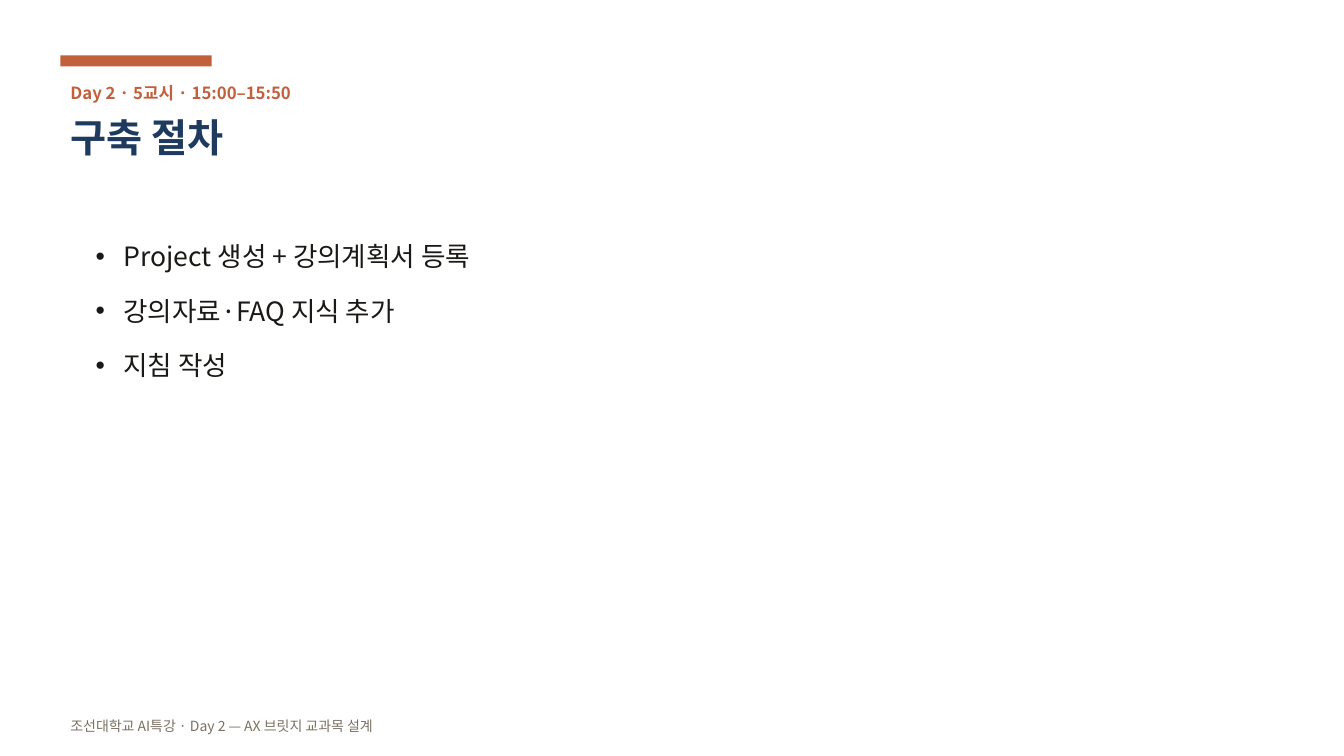
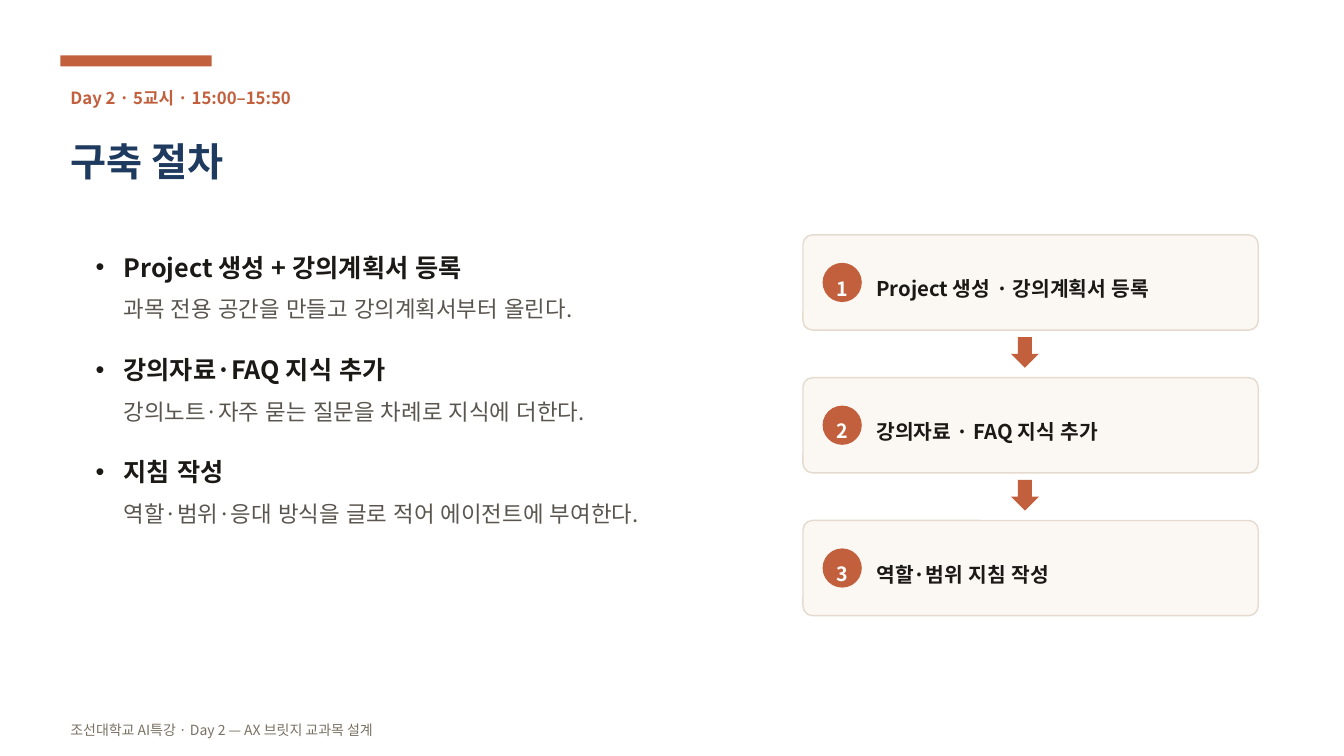
Before and after one commit to aebonlee/chosun, a slide deck: slide 51 of public/ppt/chosun-ai-day2.pptx (slide 35 before the commit). Drawn at 1344x756 pixels with LibreOffice and Linux fonts; fonts in the diff are those of the drawing. Boxes give left, top, right and bottom in pixels: in the first picture for what was removed or moved away, otherwise in the second. Text is boxed around its words. In the diff, an @@ line names an element or a change of style, - is before the commit and + after.

```diff
--- a/public/ppt/chosun-ai-day2.pptx
+++ b/public/ppt/chosun-ai-day2.pptx
@@ rounded rectangle added at <box>804,235,1259,330</box>, fill #FBF7F2, outline #E5DACE 1 pt, 14.5 pt, text #1B1916, bold @@
+Project 생성 · 강의계획서 등록
@@ text at <box>124,255,639,524</box>: text changed; size 19 to 16 pt; text colour #1B1916 to #5A554E @@
-• Project 생성 + 강의계획서 등록
-• 강의자료·FAQ 지식 추가
-• 지침 작성
+• Project 생성 + 강의계획서 등록
+  과목 전용 공간을 만들고 강의계획서부터 올린다.
+• 강의자료·FAQ 지식 추가
+  강의노트·자주 묻는 질문을 차례로 지식에 더한다.
+• 지침 작성
+  역할·범위·응대 방식을 글로 적어 에이전트에 부여한다.
@@ ellipse added at <box>823,263,862,302</box>, fill #C2603D, 14 pt, text #FFFFFF, bold @@
+1
@@ down arrow added at <box>1011,337,1040,368</box>, fill #C2603D @@
@@ rounded rectangle added at <box>804,378,1259,473</box>, fill #FBF7F2, outline #E5DACE 1 pt, 14.5 pt, text #1B1916, bold @@
+강의자료 · FAQ 지식 추가
@@ ellipse added at <box>823,405,862,445</box>, fill #C2603D, 14 pt, text #FFFFFF, bold @@
+2
@@ down arrow added at <box>1011,480,1040,511</box>, fill #C2603D @@
@@ rounded rectangle added at <box>804,520,1259,615</box>, fill #FBF7F2, outline #E5DACE 1 pt, 14.5 pt, text #1B1916, bold @@
+역할·범위 지침 작성
@@ ellipse added at <box>823,548,862,588</box>, fill #C2603D, 14 pt, text #FFFFFF, bold @@
+3
@@ line spacing 1 to 1.5 in 3 elements at <box>70,90,291,108</box>, <box>70,143,223,180</box>, <box>70,723,373,738</box> @@
```
Also in this commit, not shown: 48 other slides changed, 28 slides added, 1 other file.
